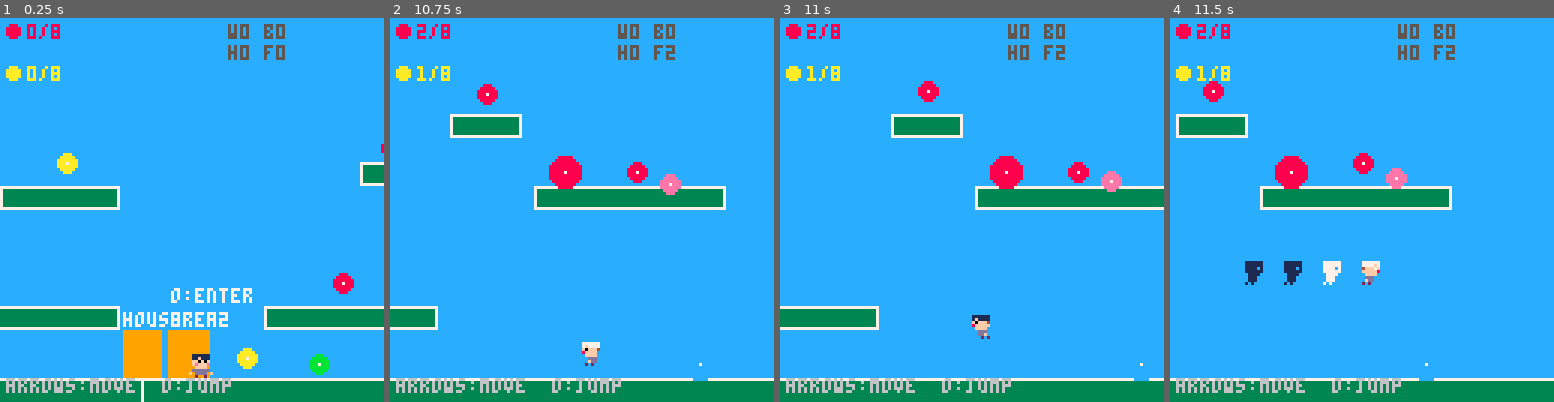
Above: before the commit, frames 1-4 (left to right).
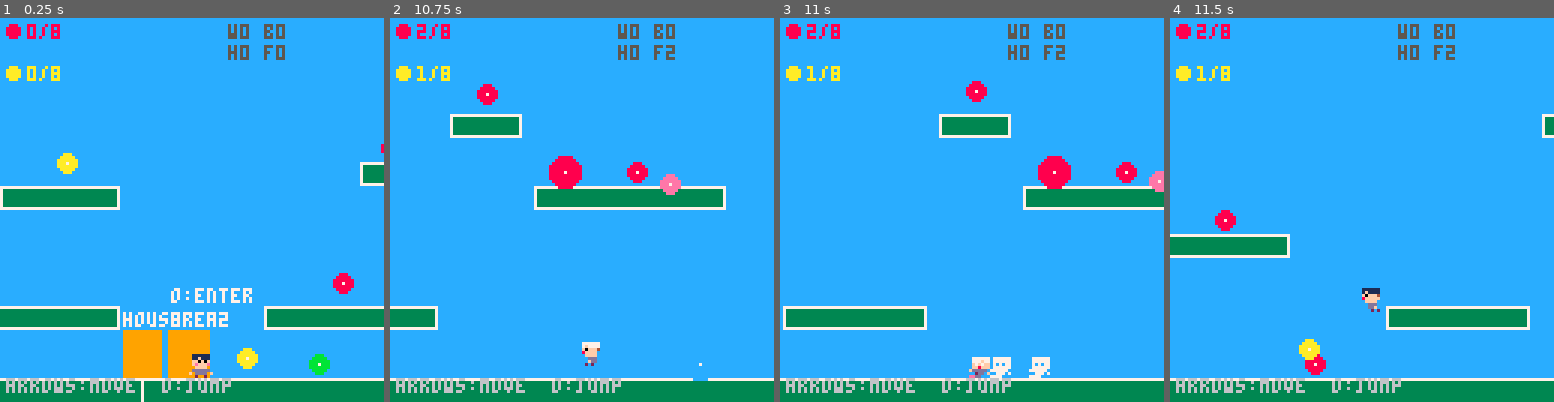
Above: after the commit, the same moments.

Repository: adelacrooz/game1-family-adventure
Game: PICO-8 cartridge game1.p8
The game is run twice, just before and just after one commit, with the same random seed, the same clock (stepped at 60 frames per second) and the same inputs.
Inputs:
- Up to frame 1 (0.25 s): no input
- Up to frame 2 (10.75 s): tap X (X key) at 0.33, 1.07, 1.85, 2.97, 4.08, 5.2, 6.32, 7.43, 8.55, 9.67 s; tap O (Z key) at 0.7, 1.7, 2.1, 2.5, 2.9, 3.3, 3.7, 4.1, 4.5, 4.9, 5.3, 5.7, 6.1, 6.5, 6.9, 7.3, 7.7, 8.1, 8.5, 8.9, 9.3, 9.7, 10.1, 10.5 s; hold Right 1.6-2.1 s; hold Up 2.15-2.42 s; hold Right 2.47-3.03 s; hold Left 3.08-3.58 s; hold Down 3.63-3.97 s; hold Right 4.02-4.68 s; hold Up 4.73-5.03 s; hold Left 5.08-5.68 s; hold Down 5.73-6.03 s; hold Right 6.08-6.58 s; hold Right 6.63-7.13 s; hold Up 7.18-7.45 s; hold Right 7.5-8.07 s; hold Left 8.12-8.62 s; hold Down 8.67-9 s; hold Right 9.05-9.72 s; hold Up 9.77-10.07 s; hold Left 10.12-10.72 s
- Up to frame 3 (11 s): hold Down from 10.77 s (still down); tap X (X key) at 10.78 s; tap O (Z key) at 10.9 s
- Up to frame 4 (11.5 s): release Down at 11.07 s; hold Right from 11.12 s (still down); tap O (Z key) at 11.3 s

Frames 1-2 are identical in both runs. In frame 3, 6.7% of the frame differs, in the area x 0-100%, y 16-95%; in frame 4, 12%.

Commit message:
feat: add slide dash (down + O)
New ground movement: hold down (or down-left/down-right) and press O
to trigger a slide dash in the horizontal direction.

- Same speed (dash_spd), duration (dash_frames), and ghost trail as
  other dashes; dash_is_ground=true so end-of-dash friction applies
- Sprites: spr 55 (8x8 outdoor) and spr 30 (16x16 outdoor2/indoor)
  shown for the full dash duration via is_slide_dash flag
- is_slide_dash cleared on air dash and X ground dash so those retain
  their own sprites; also reset in goto_scene
- Air dash and ground dash now use dash_spr for sprite selection
  instead of hardcoded values, keeping all dash sprites consistent

Co-Authored-By: Claude Sonnet 4.6 <noreply@anthropic.com>

Diff:
--- a/game1.p8
+++ b/game1.p8
@@ -31,6 +31,7 @@
  wall_dir=0
  wall_timer=0
  side_jump=false
+ is_slide_dash=false
  dir_change_window=0
  dir_change_sjd=0
  prev_hdir=0
@@ -54,6 +55,7 @@
 dash_dvy=0
 dash_spr=6
 dash_is_ground=false
+is_slide_dash=false
 suppress_lf=false
 wall_dir=0          -- -1=left wall, 1=right wall, 0=none
 wall_timer=0        -- frames of grace after touching wall
@@ -735,8 +737,9 @@
  if scene=="outdoor" then
   -- 8x8 new sprites
   if p.land_flash>0 and p.is_dir_flash then return 55,fx end
+  if dash_timer>0 and is_slide_dash then return dash_spr,fx end
   if not grnd then
-   if dash_timer>0 then return 53,fx end
+   if dash_timer>0 then return dash_spr,fx end
    if side_jump then
     if p.vy<-1 then return 56,fx
     elseif p.vy<=1 then return 57,fx
@@ -752,8 +755,9 @@
  else
   -- 16x16 old sprites (outdoor2 and all indoor scenes)
   if p.land_flash>0 and p.is_dir_flash then return 30,fx end
+  if dash_timer>0 and is_slide_dash then return dash_spr,fx end
   if not grnd then
-   if dash_timer>0 then return 26,fx end
+   if dash_timer>0 then return dash_spr,fx end
    if side_jump then
     if p.vy<-1 then return 64,fx
     elseif p.vy<=1 then return 66,fx
@@ -891,6 +895,19 @@
    inv[near_node.typ]+=1
    last_gathered=near_node.typ
    res_flash=30
+  elseif p.on_ground and btn(3) then
+   -- slide dash: hold down + O (down-left/right also ok)
+   local dx=btn(0) and -1 or (btn(1) and 1 or p.facing)
+   dash_dvx=dx*dash_spd
+   dash_dvy=0
+   dash_spr=scene=="outdoor" and 55 or 30
+   sfx(8)
+   p.vx=dash_dvx
+   p.vy=0
+   add(ghosts,{x=p.x,y=p.y,fx=p.facing<0,t=8,s=dash_spr})
+   dash_timer=dash_frames
+   dash_is_ground=true
+   is_slide_dash=true
   elseif not p.on_ground and wall_timer>0 then
    -- wall jump: kick away from wall (hold X for extra horizontal kick)
    local wj_boost=btn(5) and 1.4 or 1.0
@@ -924,6 +941,7 @@
    dash_is_ground=false
    p.can_dash=false
    side_jump=false
+   is_slide_dash=false
   else
    -- side jump: press O within the dir-change animation window
    if dir_change_window>0 and (p.on_ground or coyote_timer>0) then
@@ -961,6 +979,7 @@
    p.vx=dash_dvx
    dash_timer=dash_frames
    dash_is_ground=true
+   is_slide_dash=false
   else
    x_tap_timer=double_tap_frames
   end
Not shown, changed: web/game1.html
Not shown, changed: web/game1.js
